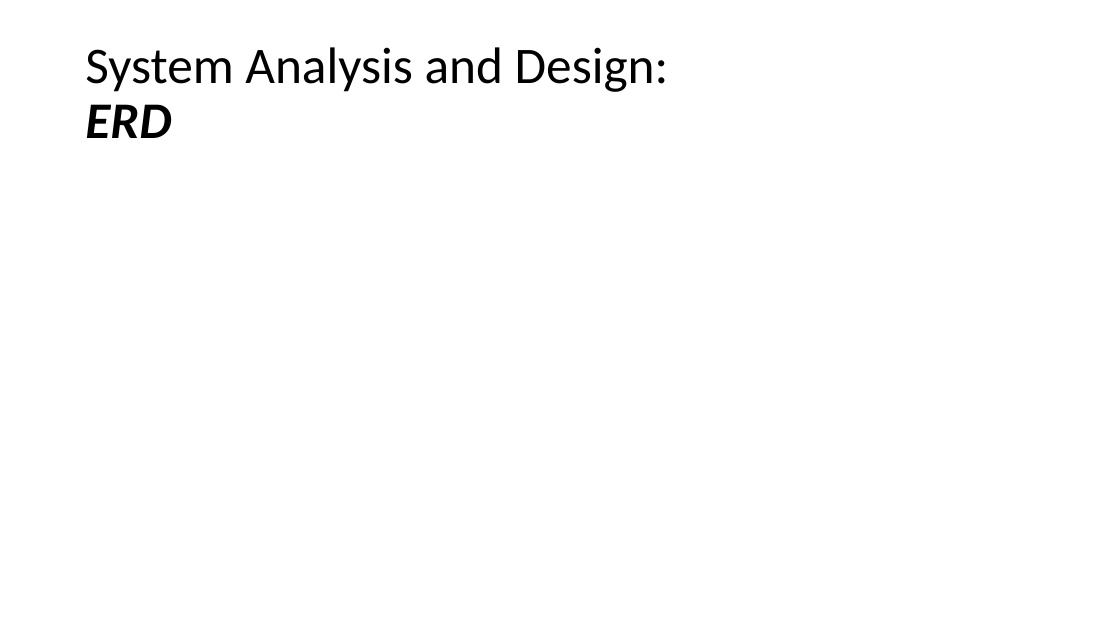
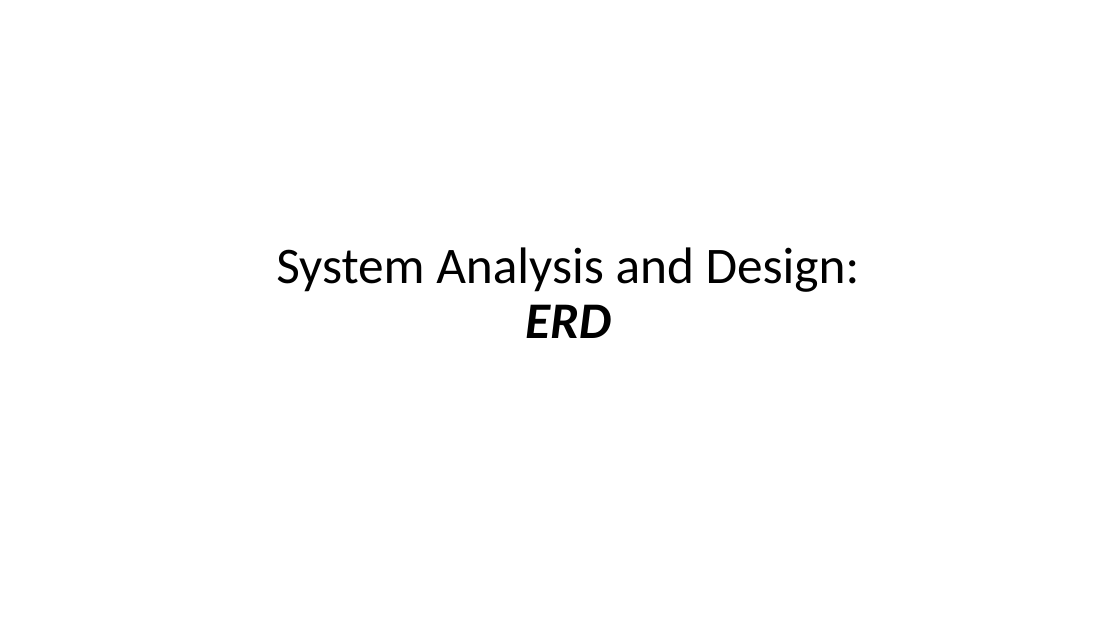
Before and after one commit to FCI-E-campus/fci-e-campus-docs, a slide deck: slide 36 of Mid-year document & presentation/FCI-CU-GP-Midyear-Presentation.pptx (slide 16 before the commit). Drawn at 1120x630 pixels with LibreOffice and Linux fonts; fonts in the diff are those of the drawing. Boxes give left, top, right and bottom in pixels: in the first picture for what was removed or moved away, otherwise in the second. Text is boxed around its words. In the diff, an @@ line names an element or a change of style, - is before the commit and + after.

```diff
--- a/Mid-year document & presentation/FCI-CU-GP-Midyear-Presentation.pptx
+++ b/Mid-year document & presentation/FCI-CU-GP-Midyear-Presentation.pptx
@@ title "System Analysis and Design: ERD": place and size @@
-title "System Analysis and Design: ERD" at (85, 47, 669, 138)
+title "System Analysis and Design: ERD" at (276, 247, 860, 338)
@@ title "System Analysis and Design: ERD" at (276, 247, 860, 338): alignment left to centre @@
```
Also in this commit, not shown: 9 other slides changed, 23 slides added, 2 other files.
